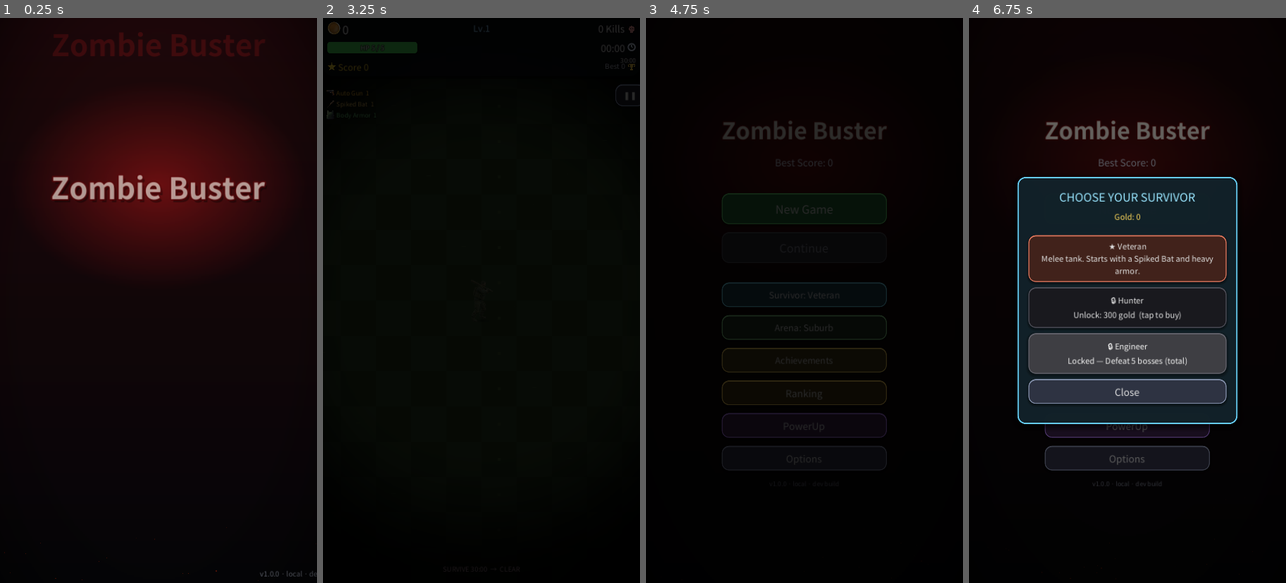
Above: before the commit, frames 1-4 (left to right).
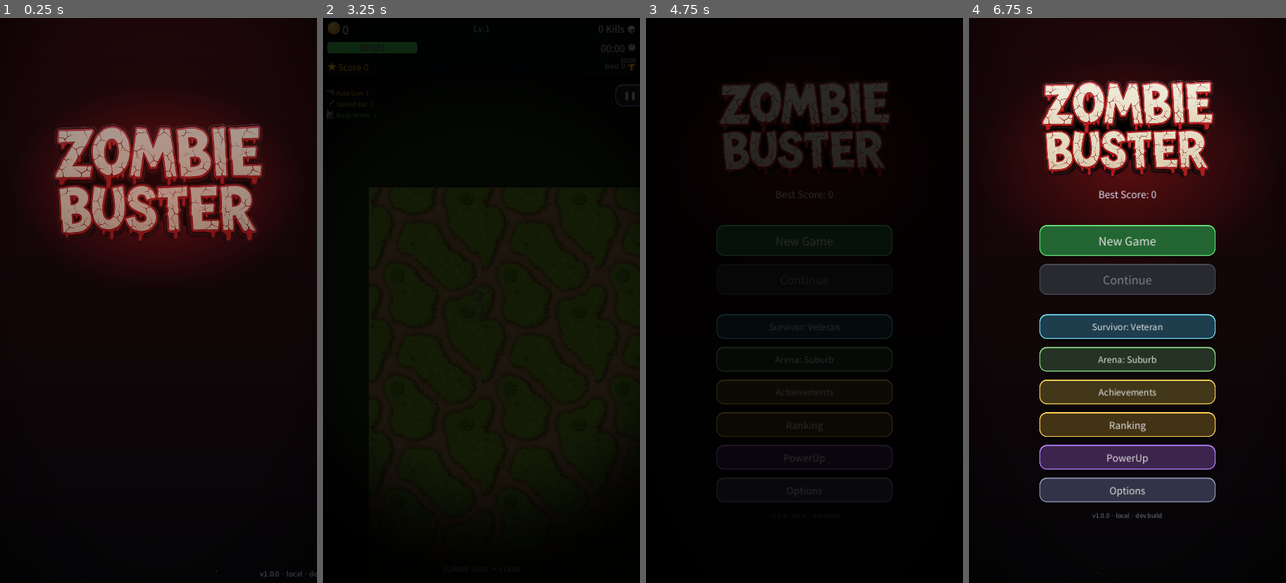
Above: after the commit, the same moments.

Repository: kosj/game_action_defence
Game: Godot game, scene res://scenes/TitleScreen.tscn
The game is run twice, just before and just after one commit, with the same random seed, the same clock (stepped at 60 frames per second) and the same inputs. Sound files missing from this copy of the repository are replaced by a short silence.
Inputs (mouse positions are in pixels of both pictures, inside the frame that each line leads up to):
- Up to frame 1 (0.25 s): no input
- Up to frame 2 (3.25 s): tap Enter at 0.5 s; move the mouse to (551, 272) at 0.52 s; click (551, 272) at 0.67 s; click "New Game" at 1.25 s; click "New Game" at 2 s; click "Skip" at 2.75 s
- Up to frame 3 (4.75 s): click "❚❚" at 3.5 s; click "Main Menu" at 4.25 s
- Up to frame 4 (6.75 s): click "Survivor: Veteran" at 5 s; click "Arena: Suburb" at 5.75 s; click "Achievements" at 6.5 s

The runs differ from the first frame. In frame 1, 11% of the frame differs, in the area x 16-84%, y 2-40%; in frame 2, 0.4%; in frame 3, 6.8%; in frame 4, 42%, in the area x 12-90%, y 9-100%.

Commit message:
Wire title logo, HUD icons, ground tiles; add B-6~8 assets
Apply the uploaded B-6~8 art. Wired the high-value systems; the rest
are processed and committed as ready assets.

Wired:
- Title logo: TitleScreen + MainMenu now show logo_title.png
  (ZOMBIE BUSTER) instead of text; title animations retargeted to the
  logo, slash/label stack removed.
- HUD icons: UIIcon draws textures for coin/skull/clock (ui_coin.png
  replaced with the new coin); other kinds keep vector drawing.
- Ground tiles: Ground tiles grass/stone/frozen themes with the new
  seamless textures (world-anchored), desert keeps procedural fallback.

Assets added (bg-removed per type: magenta-key cutouts, black->alpha
for FX, opaque 256 tiles), ready to wire next:
- FX: assets/sprites/fx/{explosion,muzzle,hitspark,smoke}
- props: assets/sprites/props/{wreck_car,fence,tank}
- ui_panel9, hud_xp

Co-Authored-By: Claude Opus 4.8 <noreply@anthropic.com>
Claude-Session: https://claude.ai/code/session_01CGDKLmv2BxdFp7Sn7aQ7ZR

Diff:
--- a/scripts/Ground.gd
+++ b/scripts/Ground.gd
@@ -3,6 +3,13 @@
 ## Camera2D 가 플레이어를 따라오므로 뷰포트 범위만 그려 WebGL 성능 유지.
 
 const TILE := 80
+
+## 테마별 전용 바닥 타일 텍스처(있으면 체커+절차 장식 대신 타일링). 없는 테마(desert 등)는 폴백.
+const _TILE_TEX := {
+	"grass":  preload("res://assets/sprites/tiles/tile_grass.png"),
+	"stone":  preload("res://assets/sprites/tiles/tile_stone.png"),
+	"frozen": preload("res://assets/sprites/tiles/tile_frozen.png"),
+}
 
 ## name: 로직 분기용 식별자
 ## bg:   화면 바깥 빈 공간 채우는 ColorRect 색상
@@ -91,6 +98,15 @@
 	var mark: Color    = _theme["mark"]
 	var theme_name: String = _theme["name"]
 
+	# 전용 타일 텍스처가 있으면 뷰포트를 타일링으로 채우고(월드 좌표에 고정돼 스크롤) 종료.
+	if _TILE_TEX.has(theme_name):
+		var tex: Texture2D = _TILE_TEX[theme_name]
+		var ts := tex.get_size()
+		var ox := -fposmod(wx, ts.x) - ts.x
+		var oy := -fposmod(wy, ts.y) - ts.y
+		draw_texture_rect(tex, Rect2(ox, oy, half_w * 2.0 + ts.x * 3.0, half_h * 2.0 + ts.y * 3.0), true)
+		return
+
 	for tx in range(tx0, tx1):
 		for ty in range(ty0, ty1):
 			var lx := float(tx * TILE) - wx
--- a/scripts/MainMenu.gd
+++ b/scripts/MainMenu.gd
@@ -131,15 +131,13 @@
 	box.add_theme_constant_override("separation", 18)
 	center.add_child(box)
 
-	# 게임 타이틀(브랜드) — 타이틀 화면 로고와 동일한 룩(아웃라인 + 핏빛). 번역하지 않는다.
-	var title := Label.new()
-	title.text = "Zombie Buster"
-	title.horizontal_alignment = HORIZONTAL_ALIGNMENT_CENTER
-	title.add_theme_font_size_override("font_size", 52)
-	title.add_theme_color_override("font_color", Color(0.97, 0.94, 0.90))
-	title.add_theme_constant_override("outline_size", 10)
-	title.add_theme_color_override("font_outline_color", Color(0.35, 0.02, 0.03, 1.0))
-	UITheme.heading(title)
+	# 게임 타이틀(브랜드) — 전용 로고 이미지("ZOMBIE BUSTER"). 번역하지 않는다.
+	var title := TextureRect.new()
+	title.texture = preload("res://assets/ui/logo_title.png")
+	title.expand_mode = TextureRect.EXPAND_IGNORE_SIZE
+	title.stretch_mode = TextureRect.STRETCH_KEEP_ASPECT_CENTERED
+	title.custom_minimum_size = Vector2(400, 222)   # 로고 비율 1.8:1
+	title.mouse_filter = Control.MOUSE_FILTER_IGNORE
 	box.add_child(title)
 
 	_best_label = Label.new()
--- a/scripts/TitleScreen.gd
+++ b/scripts/TitleScreen.gd
@@ -16,6 +16,7 @@
 
 var _title_holder: Control
 var _glow: TextureRect
+var _logo: TextureRect
 var _ghost: Label
 var _main_label: Label
 var _slash: ColorRect
@@ -68,28 +69,16 @@
 	_title_holder.pivot_offset = Vector2(360.0, TITLE_Y + 50.0)
 	add_child(_title_holder)
 
-	_ghost = _make_title_label(Color(0.85, 0.12, 0.12, 0.30), 0)          # 붉은 잔상
-	_title_holder.add_child(_ghost)
-	var shadow := _make_title_label(Color(0.0, 0.0, 0.0, 0.6), 0)         # 드롭 섀도
-	shadow.offset_left = 5.0
-	shadow.offset_right = 5.0
-	shadow.offset_top = TITLE_Y + 7.0
-	_title_holder.add_child(shadow)
-	_main_label = _make_title_label(Color(0.97, 0.94, 0.90, 1.0), 13)     # 본체(아웃라인)
-	_title_holder.add_child(_main_label)
-
-	# 제목 아래 핏빛 슬래시
-	_slash = ColorRect.new()
-	_slash.color = Color(0.82, 0.12, 0.12, 0.95)
-	_slash.anchor_left = 0.5
-	_slash.anchor_right = 0.5
-	_slash.offset_left = -180.0
-	_slash.offset_right = 180.0
-	_slash.offset_top = SLASH_Y
-	_slash.offset_bottom = SLASH_Y + 3.0
-	_slash.pivot_offset = Vector2(180.0, 1.5)
-	_slash.mouse_filter = Control.MOUSE_FILTER_IGNORE
-	_title_holder.add_child(_slash)
+	# 전용 로고 이미지("ZOMBIE BUSTER") — 드립/아웃라인/그림자가 아트에 포함돼 있어 라벨 스택 불필요.
+	_logo = TextureRect.new()
+	_logo.texture = preload("res://assets/ui/logo_title.png")
+	_logo.expand_mode = TextureRect.EXPAND_IGNORE_SIZE
+	_logo.stretch_mode = TextureRect.STRETCH_KEEP_ASPECT_CENTERED
+	_logo.position = Vector2(360.0 - 245.0, TITLE_Y - 92.0)
+	_logo.size = Vector2(490.0, 272.0)   # 로고 1.8:1
+	_logo.pivot_offset = _logo.size * 0.5
+	_logo.mouse_filter = Control.MOUSE_FILTER_IGNORE
+	_title_holder.add_child(_logo)
 
 	# 태그라인 / 최고점 / 탭 안내
 	_tagline = _make_centered_label(Locale.t("title_tagline"), 22, Color(0.78, 0.34, 0.32, 1.0), SLASH_Y + 26.0)
@@ -193,7 +182,6 @@
 func _play_intro() -> void:
 	_title_holder.scale = Vector2(1.22, 1.22)
 	_title_holder.modulate.a = 0.0
-	_slash.scale.x = 0.0
 	_tagline.modulate.a = 0.0
 	_best.modulate.a = 0.0
 	_tap_label.modulate.a = 0.0
@@ -205,7 +193,6 @@
 	tw.tween_property(_title_holder, "scale", Vector2.ONE, 0.6).set_trans(Tween.TRANS_BACK).set_ease(Tween.EASE_OUT)
 	tw.set_parallel(false)
 	tw.tween_callback(_slam)
-	tw.tween_property(_slash, "scale:x", 1.0, 0.35).set_trans(Tween.TRANS_CUBIC).set_ease(Tween.EASE_OUT)
 	tw.set_parallel(true)
 	tw.tween_property(_tagline, "modulate:a", 1.0, 0.5)
 	tw.tween_property(_best, "modulate:a", 0.85, 0.5)
@@ -244,14 +231,14 @@
 
 
 func _flicker() -> void:
-	if not is_instance_valid(_main_label):
+	if not is_instance_valid(_logo):
 		return
 	var tw := create_tween()
-	tw.tween_property(_main_label, "modulate:a", 0.35, 0.05)
-	tw.tween_property(_main_label, "modulate:a", 1.0, 0.05)
+	tw.tween_property(_logo, "modulate:a", 0.35, 0.05)
+	tw.tween_property(_logo, "modulate:a", 1.0, 0.05)
 	tw.tween_interval(0.04)
-	tw.tween_property(_main_label, "modulate:a", 0.55, 0.04)
-	tw.tween_property(_main_label, "modulate:a", 1.0, 0.08)
+	tw.tween_property(_logo, "modulate:a", 0.55, 0.04)
+	tw.tween_property(_logo, "modulate:a", 1.0, 0.08)
 
 
 func _input(event: InputEvent) -> void:
--- a/scripts/UIIcon.gd
+++ b/scripts/UIIcon.gd
@@ -7,6 +7,14 @@
 @export var color: Color = Color.WHITE
 
 const _KINDS := ["coin", "star", "flag", "clock", "trophy", "skull", "heart", "bolt", "sword", "orb"]
+
+## 전용 아트가 있는 종류는 절차적 드로잉 대신 텍스처를 그린다(색 modulate 없이 원색 사용).
+## 파일이 있는 것만 배선 — 나머지는 아래 _draw 의 벡터 드로잉으로 폴백.
+const _KIND_TEX := {
+	"skull": preload("res://assets/ui/icons/hud_skull.png"),
+	"clock": preload("res://assets/ui/icons/hud_clock.png"),
+	"coin":  preload("res://assets/ui/ui_coin.png"),
+}
 
 
 static func make(kind: String, px: float, color: Color = Color.WHITE) -> UIIcon:
@@ -21,6 +29,10 @@
 
 func _draw() -> void:
 	var s := size
+	# 전용 아트가 있으면 사각형에 맞춰 그린다(원색 유지). 없으면 벡터 드로잉.
+	if _KIND_TEX.has(kind):
+		draw_texture_rect(_KIND_TEX[kind], Rect2(Vector2.ZERO, s), false)
+		return
 	var c := s * 0.5
 	var r := minf(s.x, s.y) * 0.5
 	match kind:
Binary file added: assets/sprites/fx/fx_explosion.png
Binary file added: assets/sprites/fx/fx_hitspark.png
Binary file added: assets/sprites/fx/fx_muzzle.png
Binary file added: assets/sprites/fx/fx_smoke.png
Binary file added: assets/sprites/props/prop_fence.png
Binary file added: assets/sprites/props/prop_tank.png
Binary file added: assets/sprites/props/prop_wreck_car.png
Binary file added: assets/sprites/tiles/tile_frozen.png
Binary file added: assets/sprites/tiles/tile_grass.png
Binary file added: assets/sprites/tiles/tile_stone.png
Binary file added: assets/ui/icons/hud_clock.png
Binary file added: assets/ui/icons/hud_skull.png
(and 5 more such lines)
